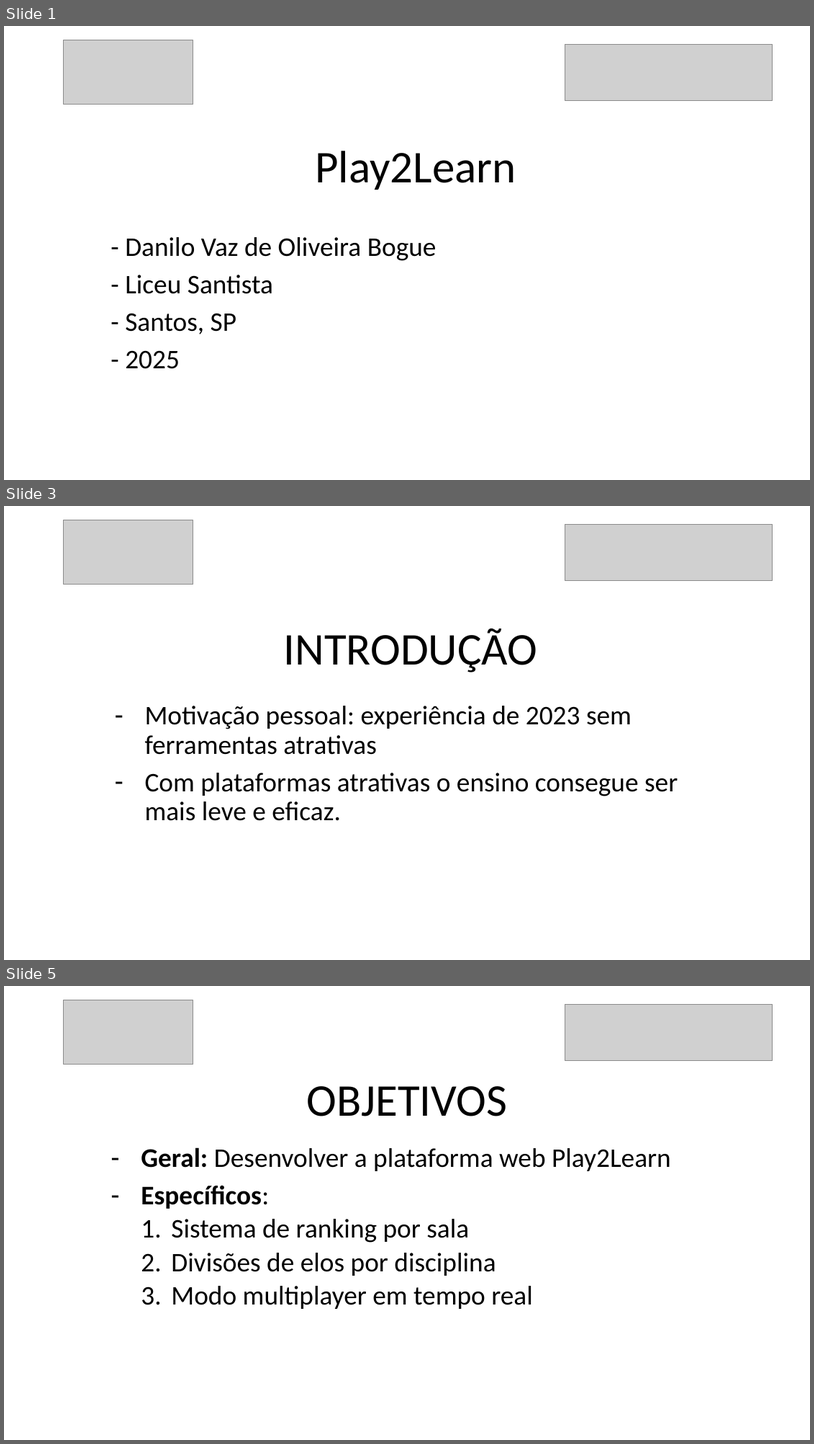
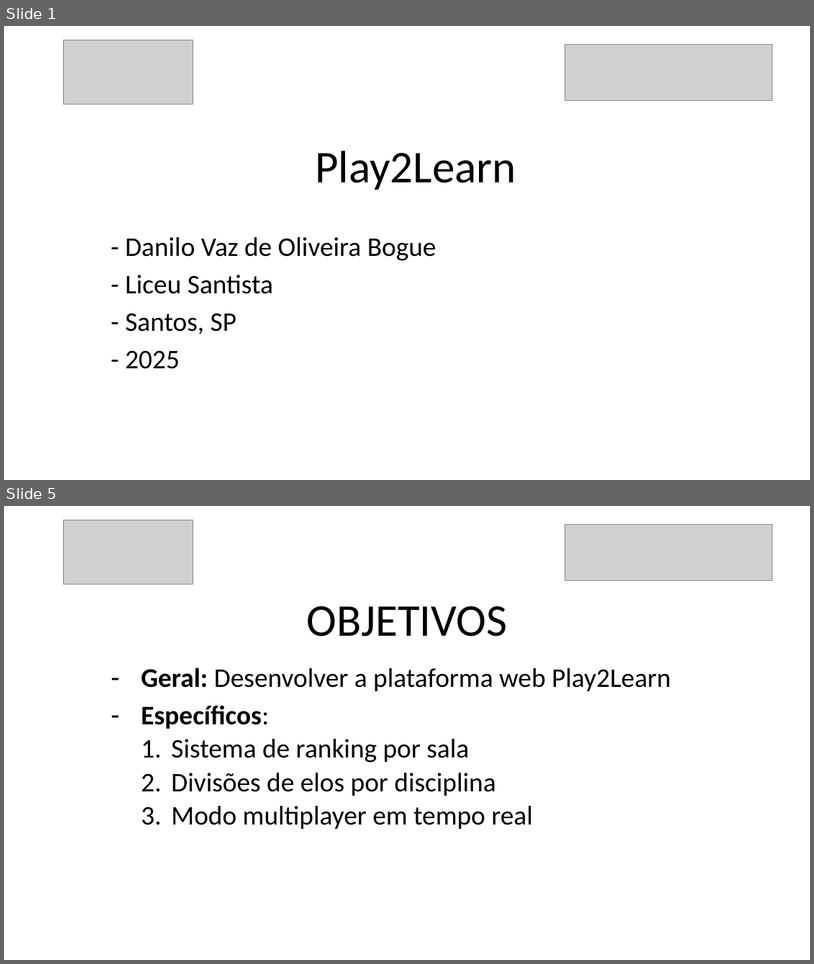
Before and after one commit to danilovaz7/curso-tecnico, a slide deck: liceu/3semestre/projeto integrador/tcc slide.pptx. Shown one above the other, each under a label of ours: slides 1, 3 and 5 before the commit, slides 1 and 5 after it; the slides between them are not shown. The pictures are 814x1444 and 814x964 pixels, drawn with LibreOffice and Linux fonts; fonts in the diff are those of the drawing; grey boxes stand for pictures. Boxes give left, top, right and bottom in pixels: in the first picture for what was removed or moved away, otherwise in the second. Text is boxed around its words. In the diff, an @@ line names an element or a change of style, - is before the commit and + after.

```diff
--- a/liceu/3semestre/projeto integrador/tcc slide.pptx
+++ b/liceu/3semestre/projeto integrador/tcc slide.pptx
@@ slide 3 removed at (x1=4, y1=506, x2=810, y2=960), background #FFFFFF @@
@@ picture removed at (x1=64, y1=520, x2=193, y2=584) @@
@@ picture removed at (x1=566, y1=524, x2=774, y2=580) @@
@@ title removed at (x1=284, y1=628, x2=538, y2=672) @@
-INTRODUÇÃO
@@ subtitle removed at (x1=145, y1=705, x2=678, y2=821) @@
-– Motivação pessoal: experiência de 2023 sem ferramentas atrativas
-– Com plataformas atrativas o ensino consegue ser mais leve e eficaz.
```
Also in this commit, not shown: 12 slides changed, 1 slide added.
